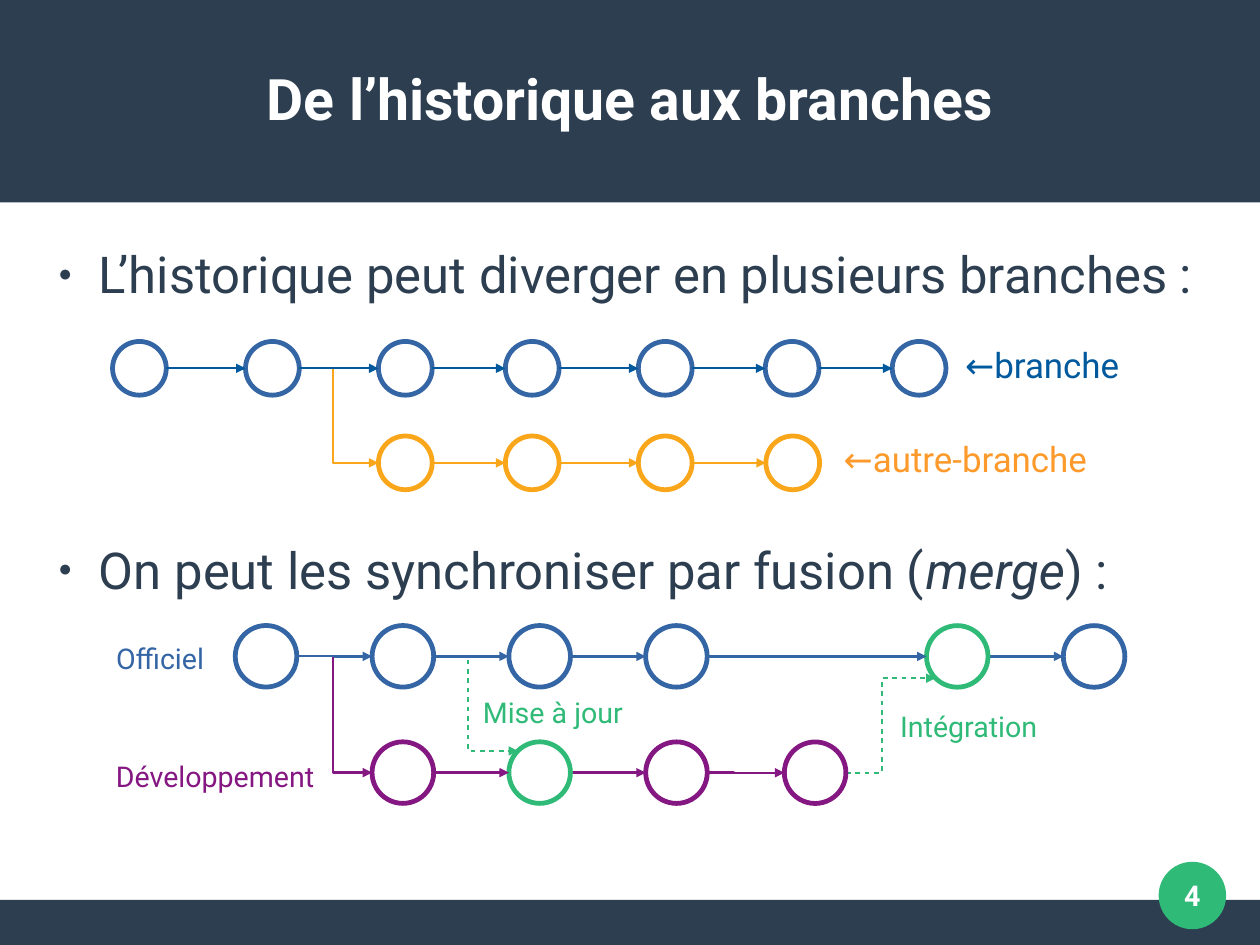
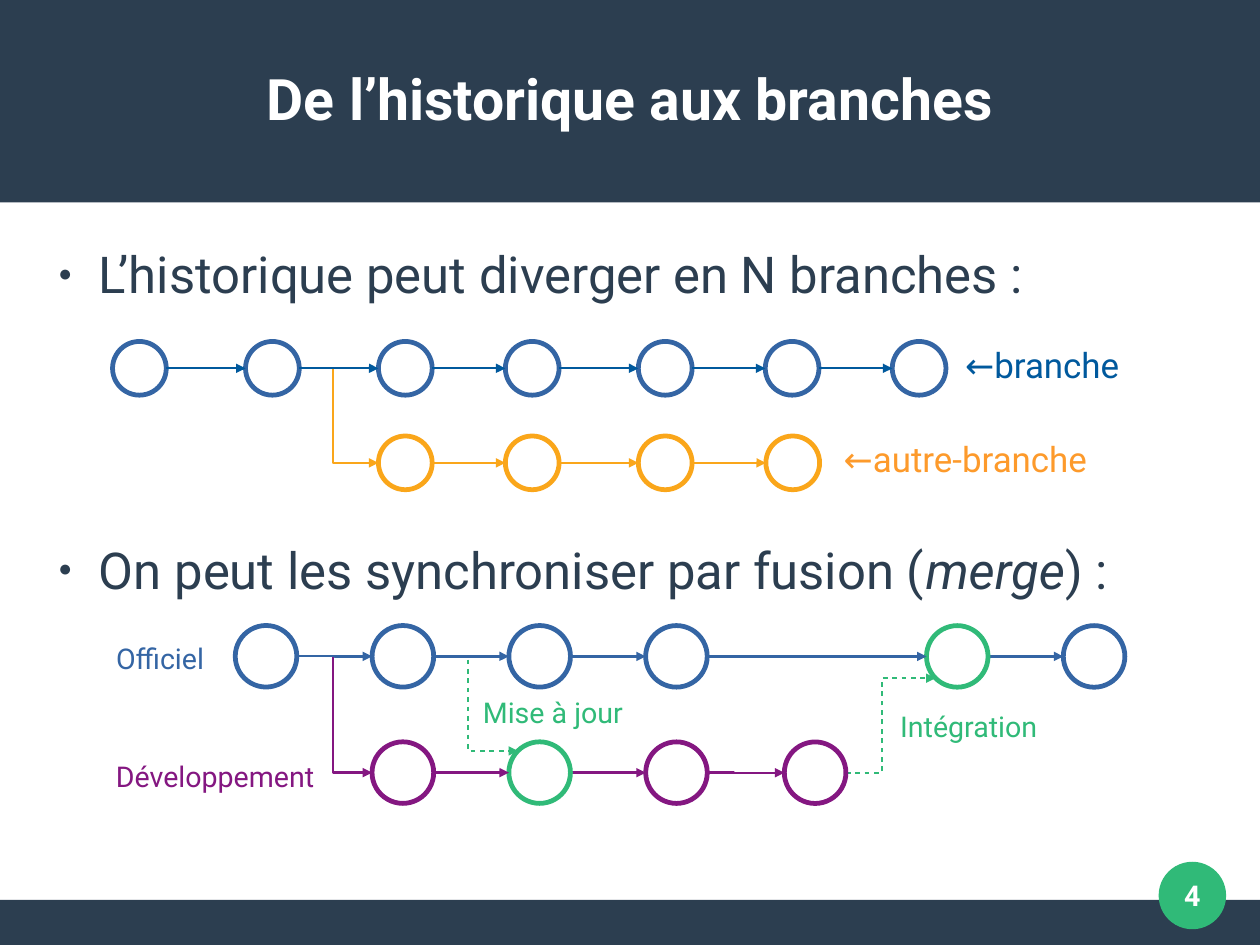
Before and after one commit to pushou/formation-git, a slide deck: slide 4 of PresRecap-J2.odp. Drawn at 1260x945 pixels with LibreOffice and Linux fonts; fonts in the diff are those of the drawing. Boxes give left, top, right and bottom in pixels: in the first picture for what was removed or moved away, otherwise in the second. Text is boxed around its words. In the diff, an @@ line names an element or a change of style, - is before the commit and + after.

```diff
--- a/PresRecap-J2.odp
+++ b/PresRecap-J2.odp
@@ text at <box>99,255,998,304</box>: text changed @@
-● L’historique peut diverger en plusieurs branches :
+● L’historique peut diverger en N branches :
```
Also in this commit, not shown: 1 other slide changed, 1 other file.
